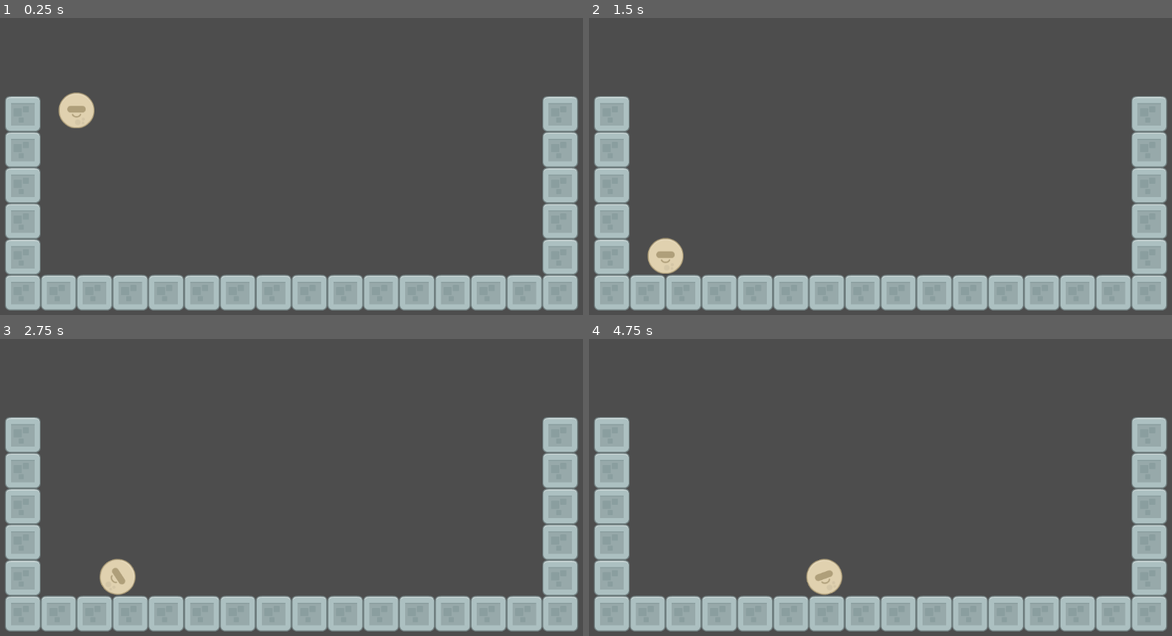
Above: before the commit, frames 1-4 (two rows, left to right).
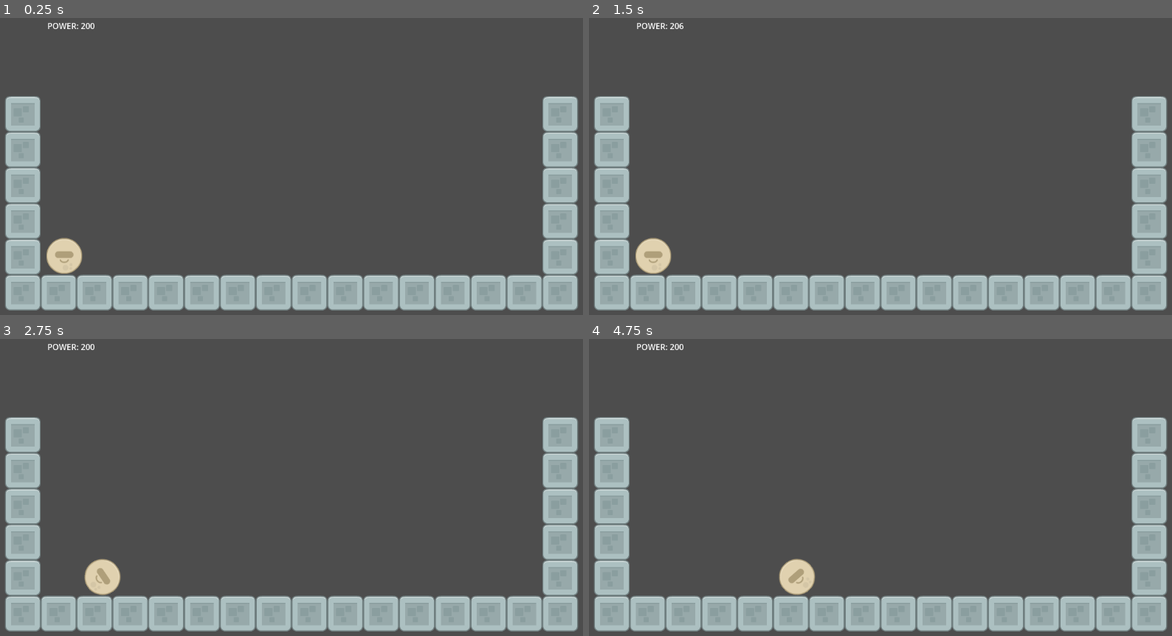
Above: after the commit, the same moments.

Repository: bsu-cs315/E1-evan.kiser
Game: Godot game, scene res://src/World.tscn
Two runs of this game, one before a commit and one after it. Both use one fixed random seed, a clock stepped at 60 frames per second and the inputs below. The project has no main scene, so this scene is started directly.
Inputs:
- Up to frame 1 (0.25 s): no input
- Up to frame 2 (1.5 s): tap A (decrease_power) at 0.6 s; tap Right (increase_power) at 0.8, 1.35 s; tap Enter at 1.25 s
- Up to frame 3 (2.75 s): tap A (decrease_power) at 1.55, 2.1 s; tap Space (launch) at 2 s; tap Right (increase_power) at 2.3 s
- Up to frame 4 (4.75 s): tap Right (increase_power) at 2.85, 3.8 s; tap A (decrease_power) at 3.05, 4.35 s; tap Space (launch) at 3.6 s

The runs differ from the first frame. In frame 1, 1.3% of the frame differs, in the area x 7-17%, y 1-87%; in frame 2, 0.7%; in frame 3, 0.8%; in frame 4, 1.2%.

Commit message:
Added a power label in a new world script

Diff:
--- a/src/World.tscn
+++ b/src/World.tscn
@@ -1,5 +1,6 @@
-[gd_scene load_steps=5 format=3 uid="uid://cybcwo0wdqasp"]
+[gd_scene load_steps=6 format=3 uid="uid://cybcwo0wdqasp"]
 
+[ext_resource type="Script" path="res://src/world.gd" id="1_i2tr3"]
 [ext_resource type="PackedScene" uid="uid://cr8kdualqn08g" path="res://src/ball.tscn" id="1_yg3jb"]
 [ext_resource type="Texture2D" uid="uid://7nehh1t7jf5h" path="res://assets/elementStone011.png" id="2_vld5q"]
 
@@ -31,11 +32,20 @@
 
 [node name="World" type="Node2D"]
 position = Vector2(151, 196)
+script = ExtResource("1_i2tr3")
 
 [node name="Ball" parent="." instance=ExtResource("1_yg3jb")]
+position = Vector2(-24, 313)
 
 [node name="TileMap" type="TileMap" parent="."]
 tile_set = SubResource("TileSet_wdj6a")
 rendering_quadrant_size = 70
 format = 2
 layer_0/tile_data = PackedInt32Array(393214, 3, 0, 393215, 3, 0, 327680, 3, 0, 327681, 3, 0, 327682, 3, 0, 327683, 3, 0 …(275 unchanged characters)…
+
+[node name="PowerLabel" type="Label" parent="."]
+offset_left = -57.0
+offset_top = -149.0
+offset_right = 74.0
+offset_bottom = -102.0
+text = "POWER"
--- a/src/ball.gd
+++ b/src/ball.gd
@@ -5,7 +5,7 @@
 
 # Called every frame. 'delta' is the elapsed time since the previous frame.
 func _process(delta: float) -> void:
-	var power_axis = Input.get_axis("decreased_power", "increase_power")
+	var power_axis = Input.get_axis("decrease_power", "increase_power")
 	power += power_axis * power_change_rate * delta
 	power = clampf(power, 0, 1000)
 
--- /dev/null
+++ b/src/world.gd
@@ -0,0 +1,11 @@
+extends Node2D
+
+
+# Called when the node enters the scene tree for the first time.
+func _ready() -> void:
+	pass # Replace with function body.
+
+
+# Called every frame. 'delta' is the elapsed time since the previous frame.
+func _process(delta: float) -> void:
+	$PowerLabel.text = ("POWER: %d" % $Ball.power)
